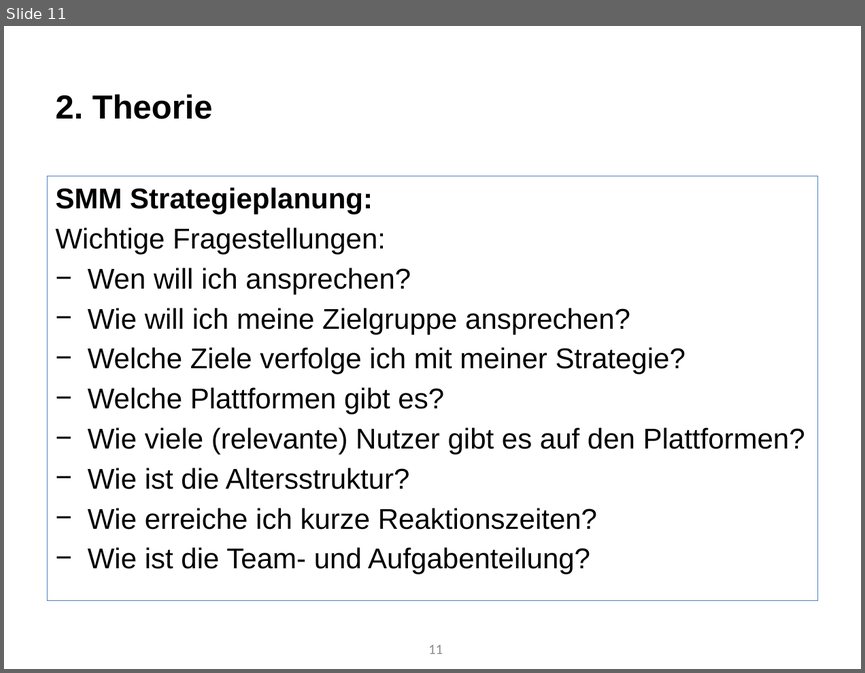
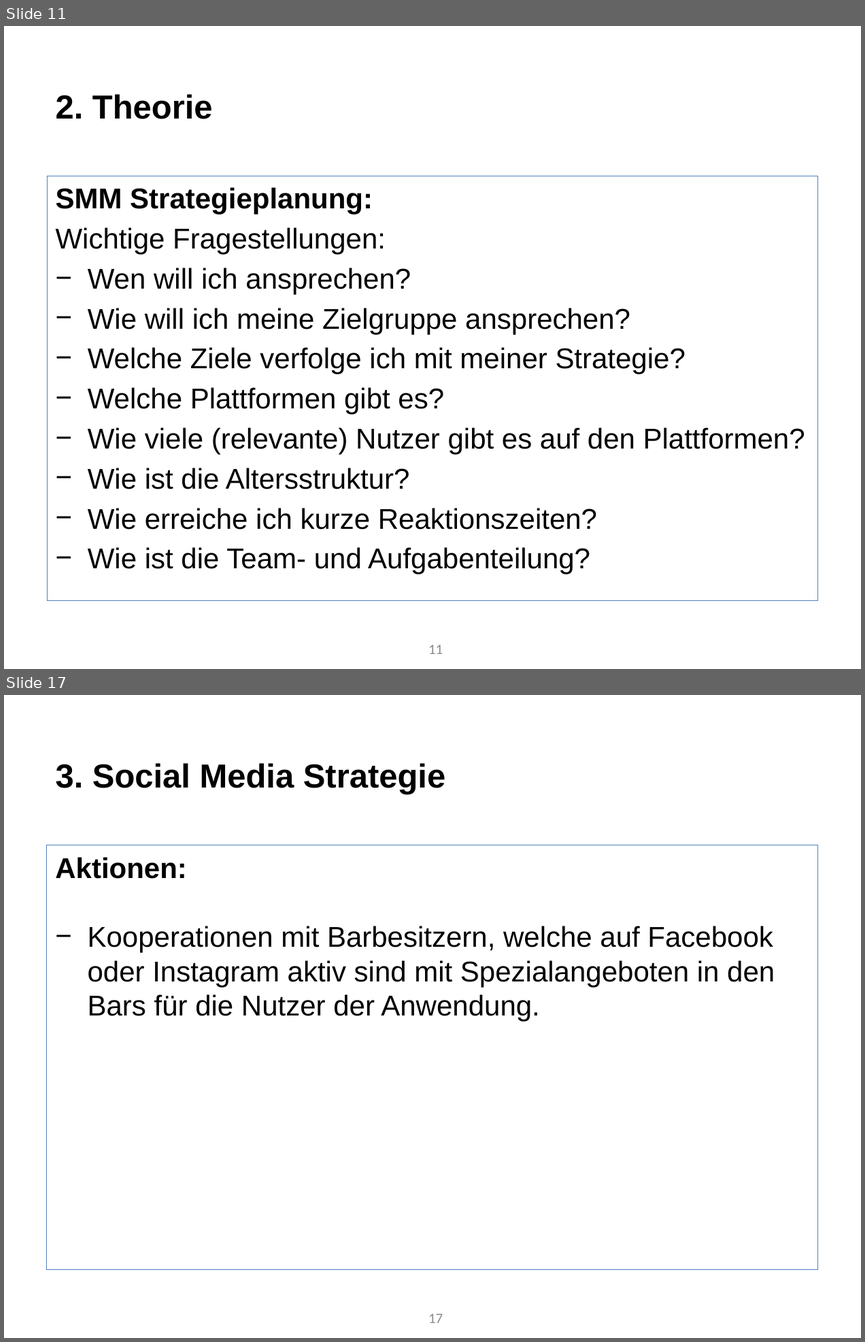
Before and after one commit to Roba1993/Happy-Hour, a slide deck: documents/marketing/Social Media Marketingkonzept/Marketingstrategie - Social Media (5.7).pptx. Shown one above the other, each under a label of ours: slide 11 before the commit, slides 11 and 17 after it; the slides between them are not shown. The pictures are 865x673 and 865x1342 pixels, drawn with LibreOffice and Linux fonts; fonts in the diff are those of the drawing. Boxes give left, top, right and bottom in pixels: in the first picture for what was removed or moved away, otherwise in the second. Text is boxed around its words. In the diff, an @@ line names an element or a change of style, - is before the commit and + after.

Commit message:
Version 1.0 Social Media Marketingkonzept

```diff
--- a/documents/marketing/Social Media Marketingkonzept/Marketingstrategie - Social Media (5.7).pptx
+++ b/documents/marketing/Social Media Marketingkonzept/Marketingstrategie - Social Media (5.7).pptx
@@ slide 17 added at (x1=4, y1=695, x2=861, y2=1338), background #FFFFFF @@
@@ text added at (x1=56, y1=763, x2=445, y2=794), 28 pt, text #000000, bold @@
+3. Social Media Strategie
@@ rectangle added at (x1=47, y1=845, x2=818, y2=1269), outline #4F81BD 0.75 pt @@
@@ text added at (x1=55, y1=857, x2=774, y2=1021), 24 pt, text #000000 @@
+Aktionen:
+− Kooperationen mit Barbesitzern, welche auf Facebook oder Instagram aktiv sind mit Spezialangeboten in den Bars für die Nutzer der Anwendung.
@@ page number added at (x1=428, y1=1313, x2=443, y2=1323), 12 pt, text #8C8C8C @@
+17
```
Also in this commit, not shown: 7 slides changed, 2 other slides added.
